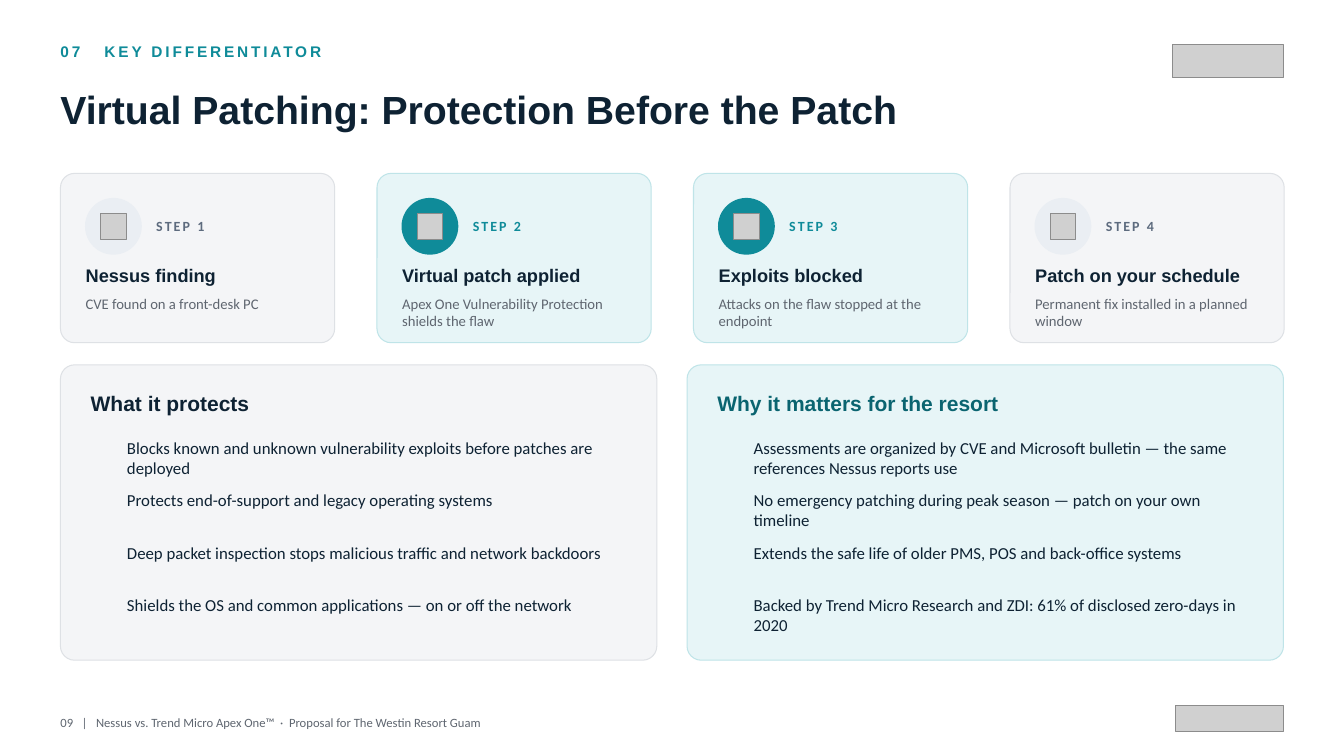
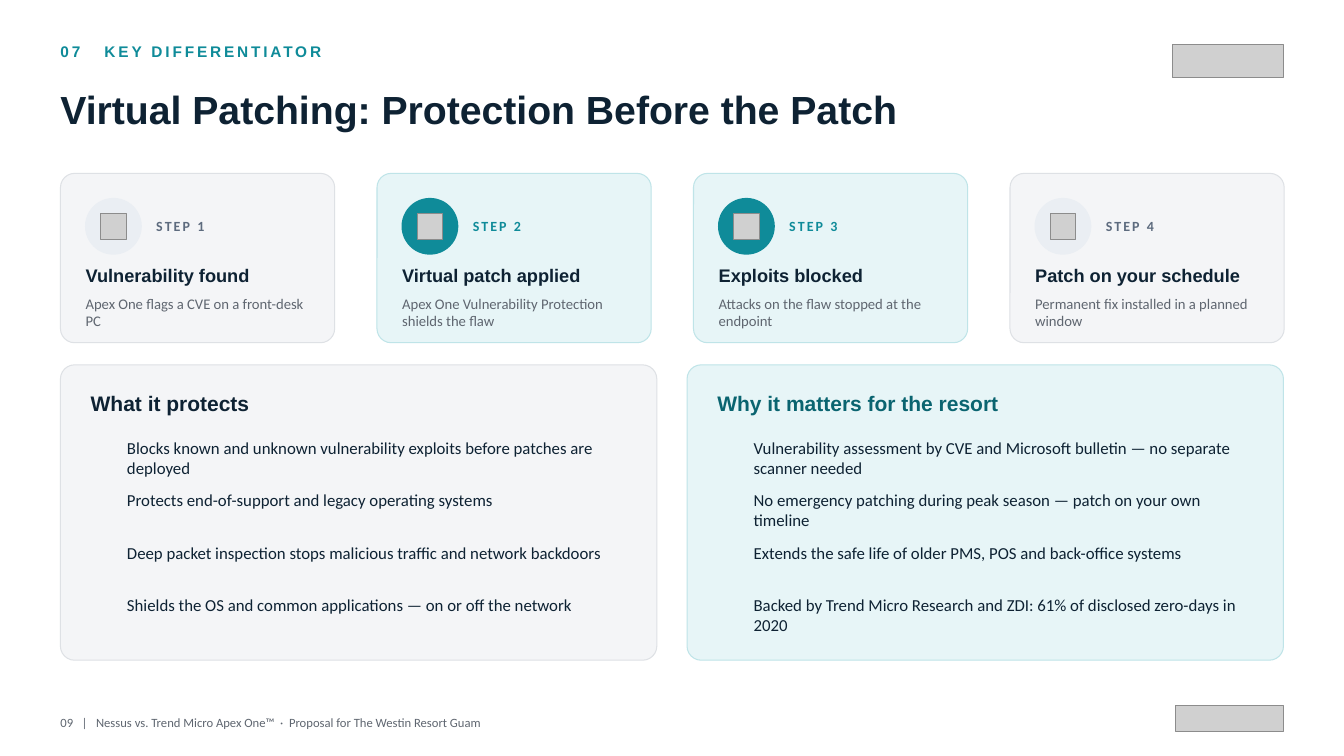
Before and after one commit to BigLee-Creator/Recommendations, a slide deck: slide 9 of ENG._Nessus_vs_Trend_Micro_Apex_One_Proposal_for_Westin_Resort_Guam_SECUKOREA.pptx. Drawn at 1344x756 pixels with LibreOffice and Linux fonts; fonts in the diff are those of the drawing; grey boxes stand for pictures; background and template pictures are left out. Boxes give left, top, right and bottom in pixels: in the first picture for what was removed or moved away, otherwise in the second. Text is boxed around its words. In the diff, an @@ line names an element or a change of style, - is before the commit and + after.

```diff
--- a/ENG._Nessus_vs_Trend_Micro_Apex_One_Proposal_for_Westin_Resort_Guam_SECUKOREA.pptx
+++ b/ENG._Nessus_vs_Trend_Micro_Apex_One_Proposal_for_Westin_Resort_Guam_SECUKOREA.pptx
@@ text at [86, 268, 249, 286]: text changed @@
-Nessus finding
+Vulnerability found
@@ text at [86, 299, 304, 326]: text changed @@
-CVE found on a front-desk PC
+Apex One flags a CVE on a front-desk PC
@@ text at [754, 442, 1230, 474]: text changed @@
-Assessments are organized by CVE and Microsoft bulletin — the same references Nessus reports use
+Vulnerability assessment by CVE and Microsoft bulletin — no separate scanner needed
```
Also in this commit, not shown: 5 other slides changed.
